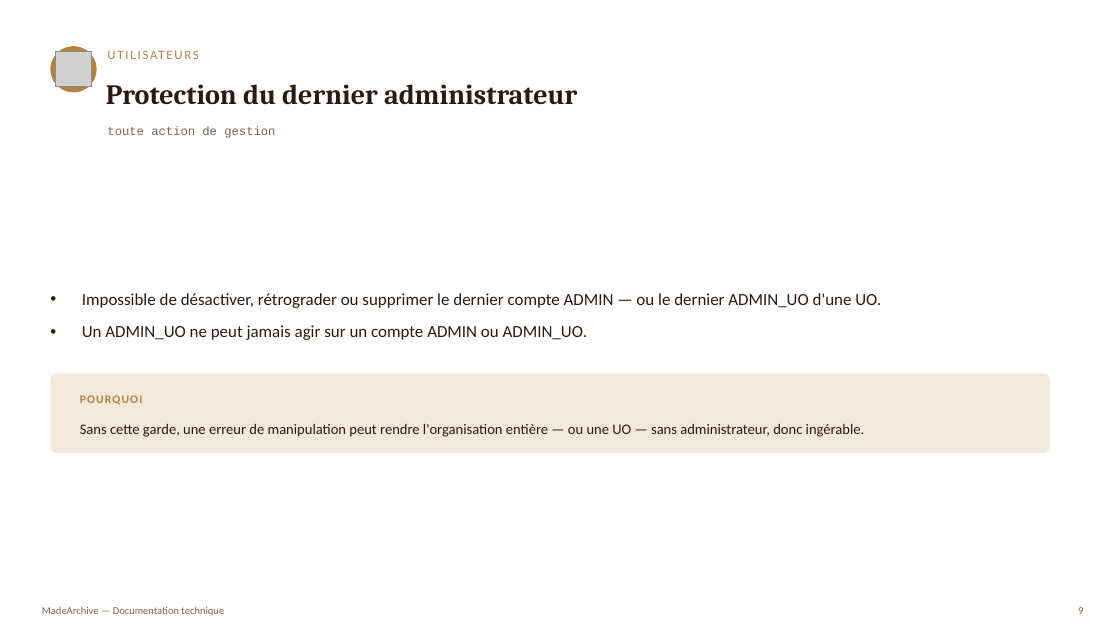
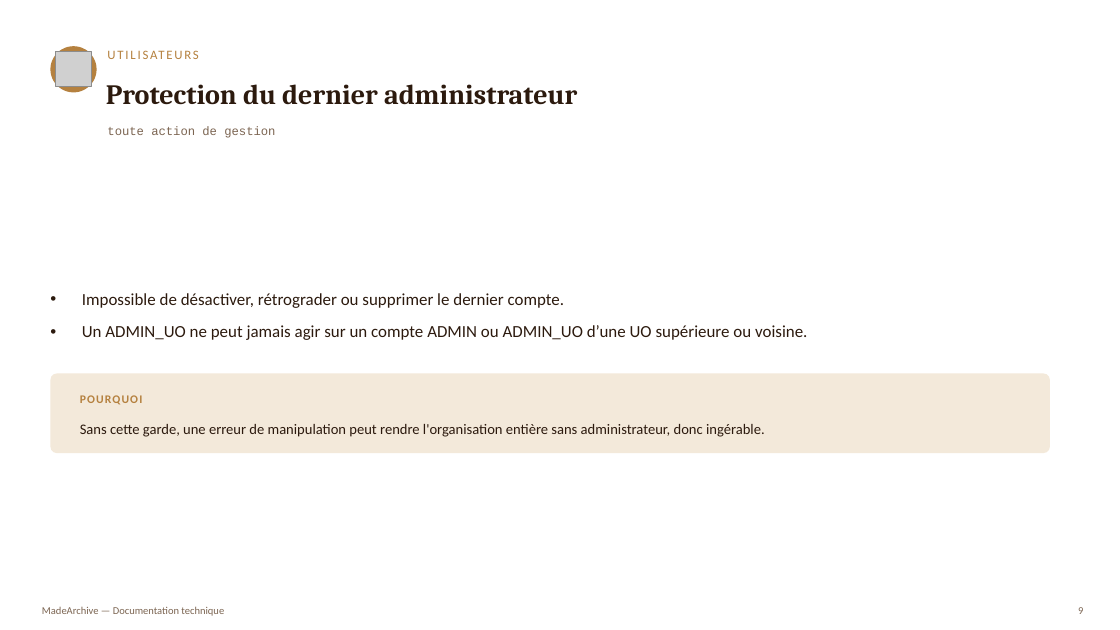
Before and after one commit to Lloyd-koutele/MadeArchive, a slide deck: slide 9 of docs/documentation-application.pptx. Drawn at 1120x630 pixels with LibreOffice and Linux fonts; fonts in the diff are those of the drawing; grey boxes stand for pictures. Boxes give left, top, right and bottom in pixels: in the first picture for what was removed or moved away, otherwise in the second. Text is boxed around its words. In the diff, an @@ line names an element or a change of style, - is before the commit and + after.

```diff
--- a/docs/documentation-application.pptx
+++ b/docs/documentation-application.pptx
@@ text at (82,293,807,340): text changed @@
-• Impossible de désactiver, rétrograder ou supprimer le dernier compte ADMIN — ou le dernier ADMIN_UO d'une UO.
-• Un ADMIN_UO ne peut jamais agir sur un compte ADMIN ou ADMIN_UO.
+• Impossible de désactiver, rétrograder ou supprimer le dernier compte.
+• Un ADMIN_UO ne peut jamais agir sur un compte ADMIN ou ADMIN_UO d’une UO supérieure ou voisine.
@@ text at (80,424,765,437): text changed @@
-Sans cette garde, une erreur de manipulation peut rendre l'organisation entière — ou une UO — sans administrateur, donc ingérable.
+Sans cette garde, une erreur de manipulation peut rendre l'organisation entière sans administrateur, donc ingérable.
```
Also in this commit, not shown: 29 other slides changed, 8 slides removed, 15 other files.
